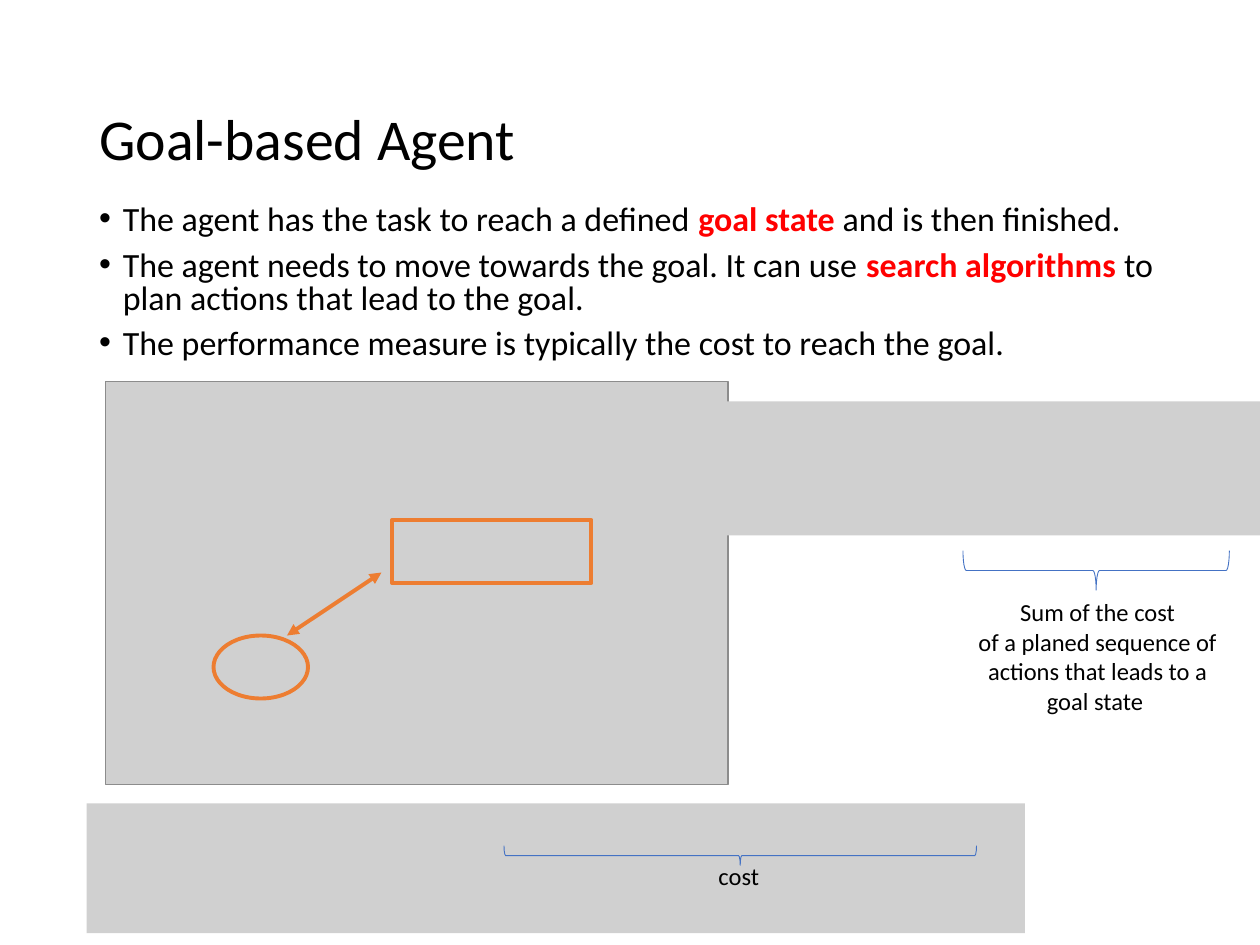
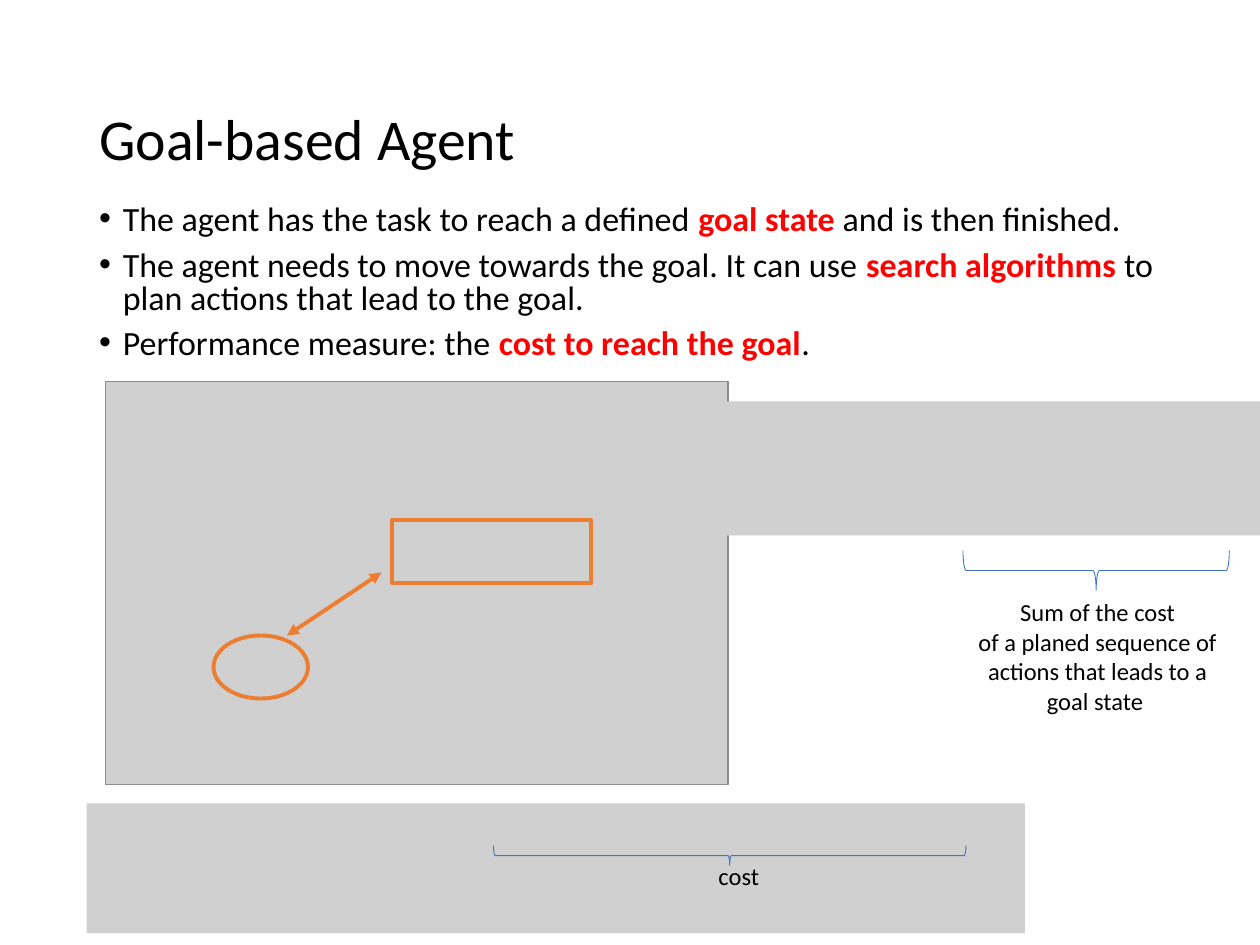
Before and after one commit to mhahsler/CS7320-AI, a slide deck: slide 26 of slides/02_agents.pptx. Drawn at 1260x945 pixels with LibreOffice and Linux fonts; fonts in the diff are those of the drawing; grey boxes stand for pictures. Boxes give left, top, right and bottom in pixels: in the first picture for what was removed or moved away, otherwise in the second. Text is boxed around its words. In the diff, an @@ line names an element or a change of style, - is before the commit and + after.

```diff
--- a/slides/02_agents.pptx
+++ b/slides/02_agents.pptx
@@ text at <box>123,331,810,361</box>: text changed @@
-• The performance measure is typically the cost to reach the goal.
+• Performance measure: the cost to reach the goal.
@@ left brace: place and size @@
-left brace at <box>505,845,977,865</box>
+left brace at <box>493,845,966,865</box>
```
Also in this commit, not shown: 6 other slides changed, 1 other file.
